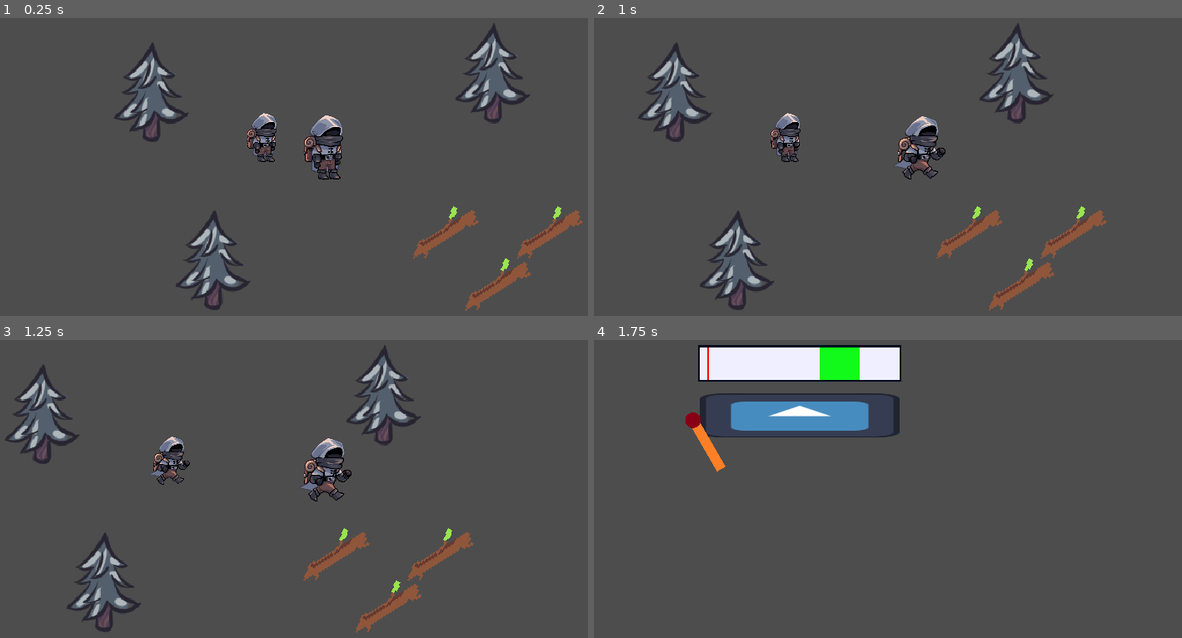
Above: before the commit, frames 1-4 (two rows, left to right).
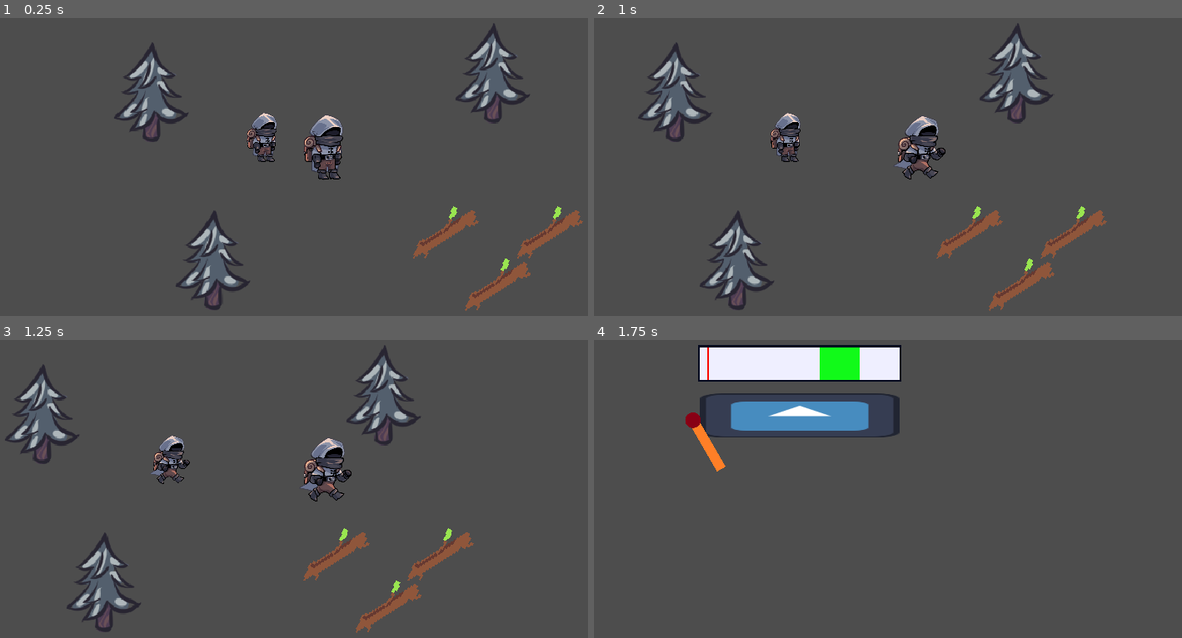
Above: after the commit, the same moments.

Repository: frozen-valley/frozen-valley
Game: Godot game, scene res://scenes/World.tscn
Two runs of this game, one before a commit and one after it. Both use one fixed random seed, a clock stepped at 60 frames per second and the inputs below. The engine's default icon, where the game draws it, is replaced by a stand-in: a white triangle on a blue panel in a dark square.
Inputs:
- Up to frame 1 (0.25 s): no input
- Up to frame 2 (1 s): tap Enter (ui_accept) at 0.5, 0.77 s; hold Right (ui_right) from 0.53 s (still down); tap F (interact) at 0.6 s
- Up to frame 3 (1.25 s): keep holding Right (ui_right)
- Up to frame 4 (1.75 s): release Right (ui_right) at 1.28 s; hold Down (ui_down) from 1.28 s (still down); tap Q (play_matchbox) at 1.35 s; tap Enter (ui_accept) at 1.52 s

Frames 1-2 are identical in both runs. In frame 3, 0.3% of the frame differs, in the area x 25-33%, y 32-49%; in frame 4, nothing differs.

Commit message:
Fix partner movement jitter

Diff:
--- a/scenes/World.tscn
+++ b/scenes/World.tscn
@@ -29,8 +29,8 @@
 
 [node name="Partner" parent="." node_paths=PackedStringArray("player") instance=ExtResource("5_lvg3v")]
 player = NodePath("../Player")
-distance_treshold = 200.0
-distance_leeway = 100.0
+distance_treshold = 100.0
+distance_leeway = 200.0
 
 [node name="Player" parent="." instance=ExtResource("2_rl5vm")]
 position = Vector2(76, 28)
--- a/scripts/partner.gd
+++ b/scripts/partner.gd
@@ -1,10 +1,25 @@
 extends CharacterBody2D
 class_name Partner
 
-const SPEED = 300.0
+# We should probably implement a pathfinding algorithm for this because I'm not
+# sure how to avoid getting stuck on trees (and other objects in the future)
+
+const SPEED: float = 300.0
+const POSSIBLE_DIRECTIONS: Array[Vector2] = [
+	Vector2(1, 0), # 0
+	Vector2(sqrt(2) / 2.0, -sqrt(2) / 2.0), # PI / 4.0
+	Vector2(0, -1), # PI / 2.0
+	Vector2(-sqrt(2) / 2.0, -sqrt(2) / 2.0), # 3 * PI / 4.0
+	Vector2(-1, 0), # PI
+	Vector2(-sqrt(2) / 2.0, sqrt(2) / 2.0), # 5 * PI / 4.0
+	Vector2(0, 1), # 3 * PI / 2.0
+	Vector2(sqrt(2) / 2.0, sqrt(2) / 2.0) # 7 * PI / 4.0
+	]
 @export var player: Player
 @export var distance_treshold: float = 160
 @export var distance_leeway: float = 50
+# The minimum walk amount required before changing move_direction
+@export var minimum_step_direction_time: float = 0.75
 var default_scale_x: float = scale.x
 var move_x: float = 0
 var direction_x: int = 1
@@ -12,9 +27,26 @@
 var running := false
 
 var direction: Vector2
-var distance: float
+var move_direction: Vector2 = Vector2(0, 0)
+var distance: float = 0
+var previous_move_direction: Vector2
+var can_change_direction := true
 
 @onready var animated_sprite = $AnimatedSprite2D
+
+func _closest_to_angle(dir: Vector2) -> Vector2:
+	var angle: float = dir.angle()
+	var current: Vector2 = POSSIBLE_DIRECTIONS[0]
+	var current_diff: float = abs(current.angle() - angle)
+
+	for possible_dir: Vector2 in POSSIBLE_DIRECTIONS:
+		var possible_angle: float = possible_dir.angle()
+		var diff = abs(possible_angle - angle)
+		if (diff < current_diff):
+			current = possible_dir
+			current_diff = diff
+
+	return current
 
 func _ready() -> void:
 	if (!player):
@@ -24,24 +56,34 @@
 func _process(_delta: float) -> void:
 	distance = global_position.distance_to(player.global_position)
 	direction = global_position.direction_to(player.global_position)
+	previous_move_direction = move_direction
+
+	if (can_change_direction):
+		move_direction = _closest_to_angle(direction)
+
+	if (previous_move_direction != move_direction):
+		can_change_direction = false
+		await get_tree().create_timer(minimum_step_direction_time).timeout
+		can_change_direction = true
+
 	if (running):
-		running = distance > distance_treshold - distance_leeway
+		running = distance > distance_treshold
 	else:
 		running = distance > distance_treshold + distance_leeway
 
 func _physics_process(_delta: float) -> void:
 	if (running):
-		velocity = direction * SPEED
+		velocity = move_direction * SPEED
 	else:
 		velocity = Vector2(0, 0)
 
+	# Flip based on X direction
 	if (direction.angle() > (-PI / 2.0) && direction.angle() < (PI / 2.0)):
 		move_x = 1
 	else:
 		move_x = -1
 
-	# Flip based on X direction
-	if move_x != 0 && direction_x != sign(move_x):
+	if (move_x != 0 && direction_x != sign(move_x)):
 		direction_x *= -1
 		scale.x = default_scale_x * -1
 
Not shown: 1 places in matchbox_game/matchbox_game.tscn that only renumber resources
